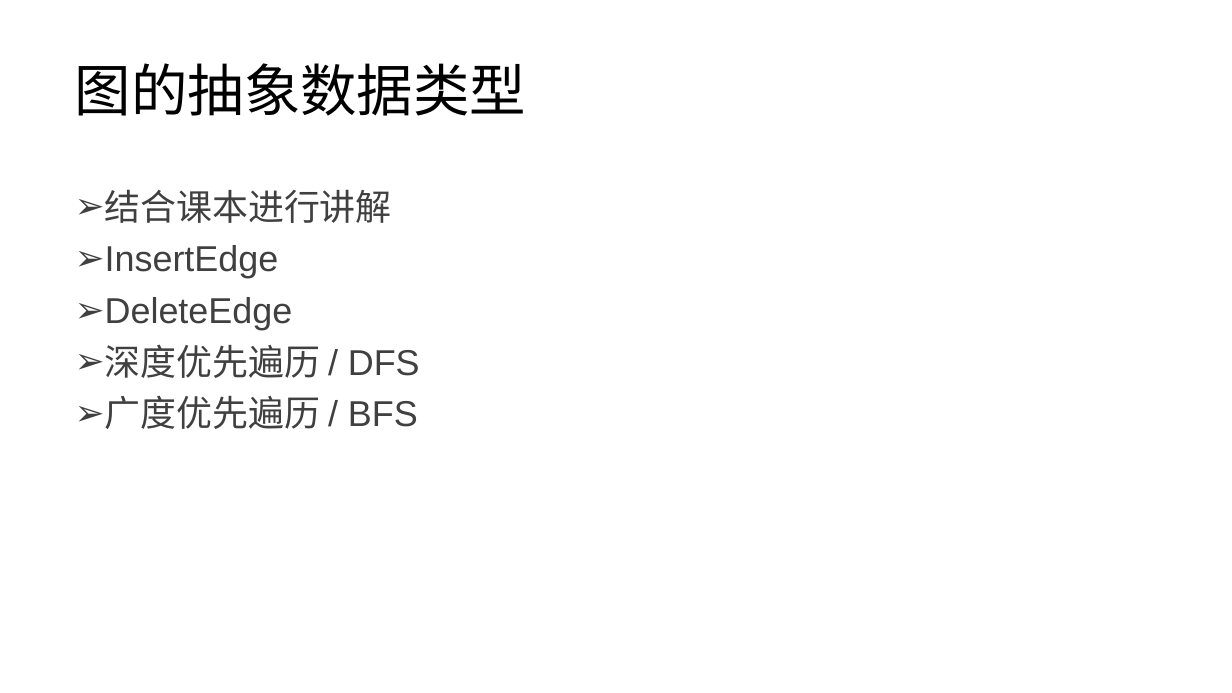
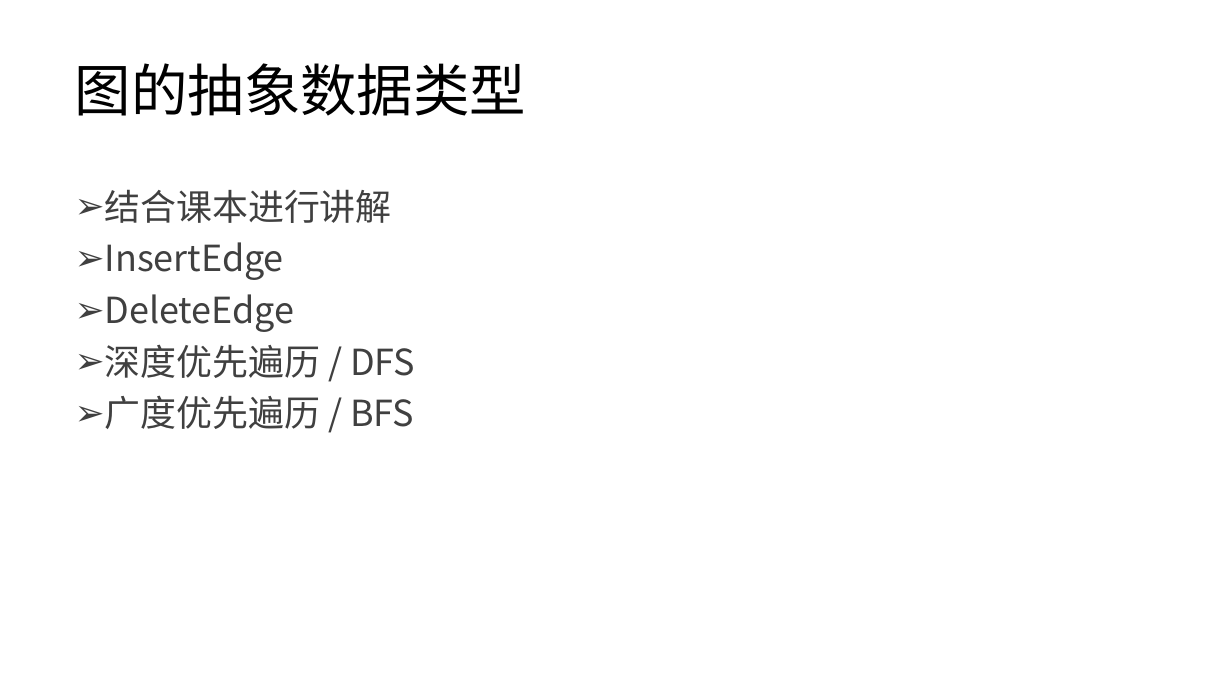
Before and after one commit to lezhang-thu/data-structure, a slide deck: slide 9 of graph/2022秋季-数据结构-第6章-图a.pptx. Drawn at 1232x693 pixels with LibreOffice and Linux fonts; fonts in the diff are those of the drawing. Boxes give left, top, right and bottom in pixels: in the first picture for what was removed or moved away, otherwise in the second. Text is boxed around its words. In the diff, an @@ line names an element or a change of style, - is before the commit and + after.

```diff
--- a/graph/2022秋季-数据结构-第6章-图a.pptx
+++ b/graph/2022秋季-数据结构-第6章-图a.pptx
@@ text "结合课本进行讲解" at bbox=[105, 189, 415, 429]: font Arial to Noto Sans CJK SC @@
```
Also in this commit, not shown: 16 other slides changed, 1 slide added, 7 other files.
